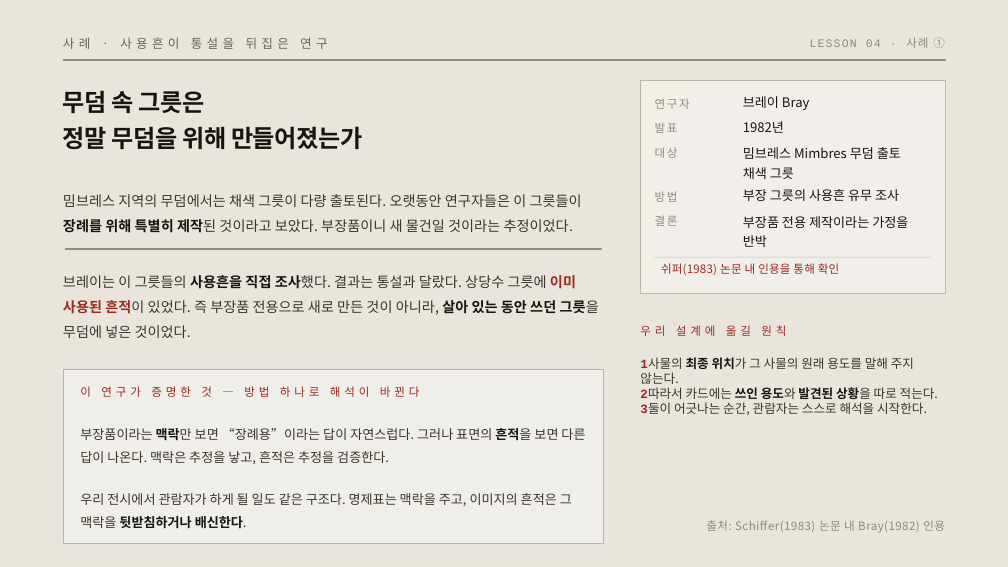
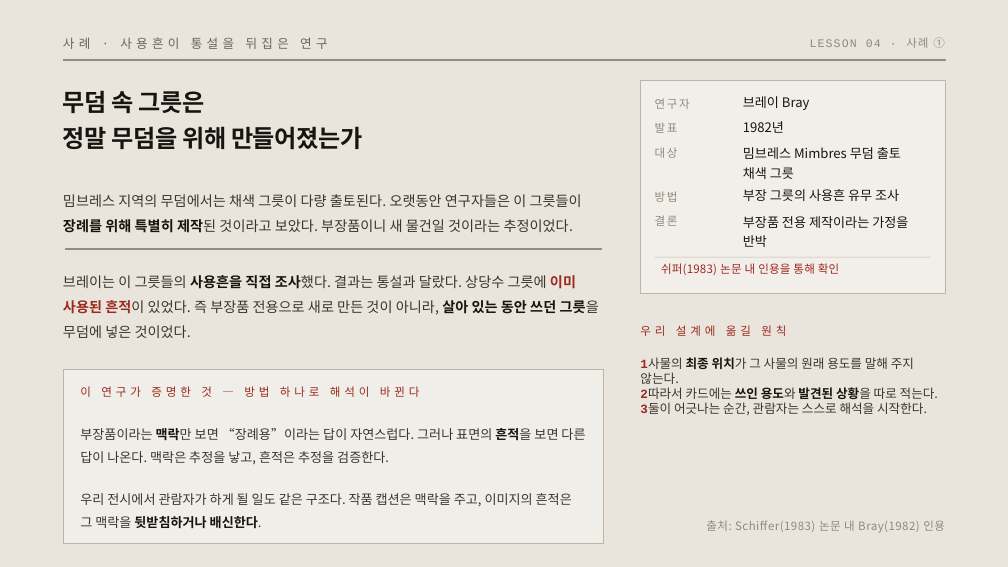
Before and after one commit to miran-artcode/museum, a slide deck: slide 16 of ppt/4차시_학생용_유물은_어떻게_만들어지는가.pptx. Drawn at 1008x567 pixels with LibreOffice and Linux fonts; fonts in the diff are those of the drawing; grey boxes stand for pictures; background and template pictures are left out. Boxes give left, top, right and bottom in pixels: in the first picture for what was removed or moved away, otherwise in the second. Text is boxed around its words. In the diff, an @@ line names an element or a change of style, - is before the commit and + after.

Commit message:
체크포인트 — 캡션 두 장 비교 자료 작업 전 저장

```diff
--- a/ppt/4차시_학생용_유물은_어떻게_만들어지는가.pptx
+++ b/ppt/4차시_학생용_유물은_어떻게_만들어지는가.pptx
@@ text at [80, 493, 572, 528]: text changed @@
-우리 전시에서 관람자가 하게 될 일도 같은 구조다. 명제표는 맥락을 주고, 이미지의 흔적은 그 맥락을 뒷받침하거나 배신한다.
+우리 전시에서 관람자가 하게 될 일도 같은 구조다. 작품 캡션은 맥락을 주고, 이미지의 흔적은 그 맥락을 뒷받침하거나 배신한다.
```
Also in this commit, not shown: 8 other slides changed, 40 other files.
